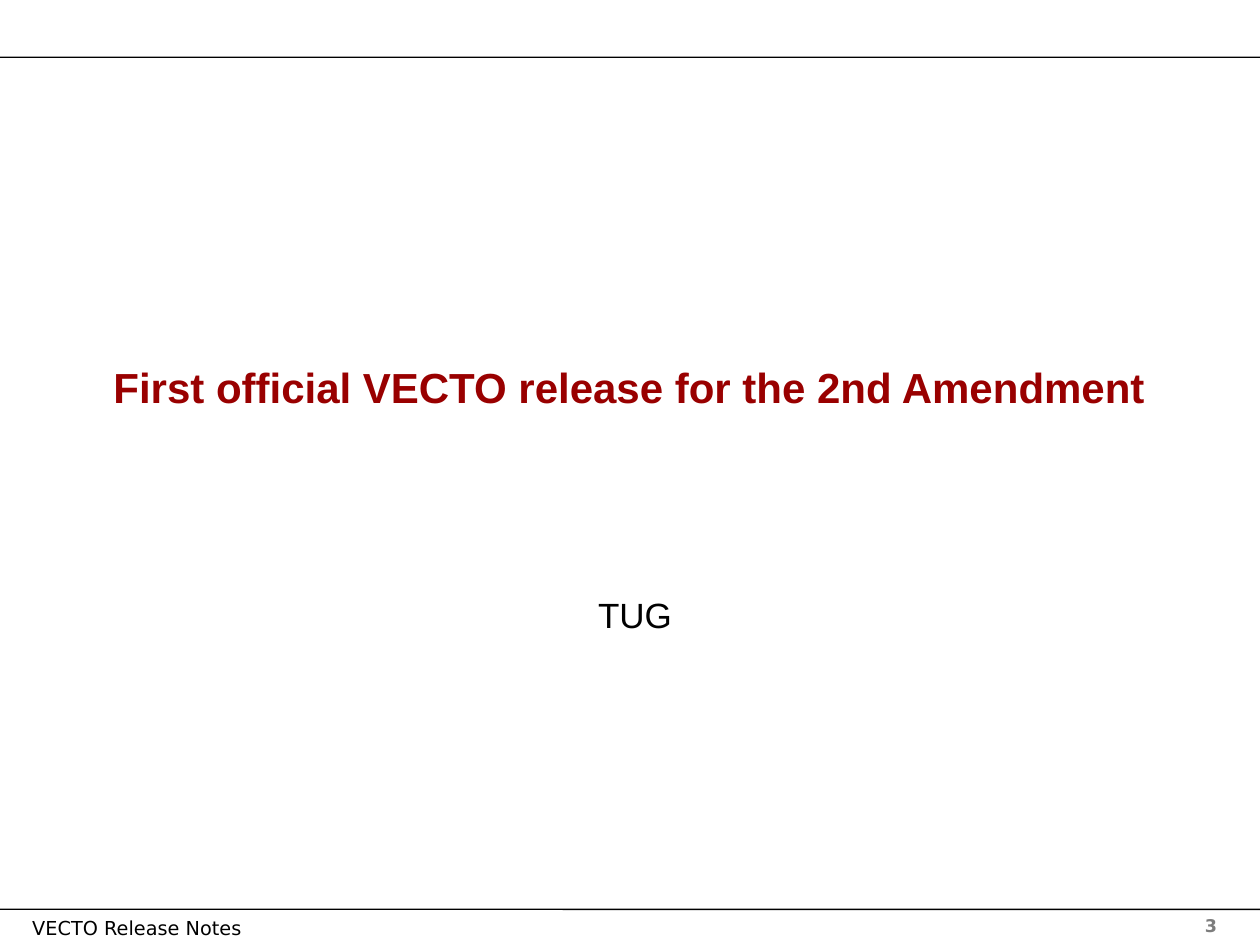
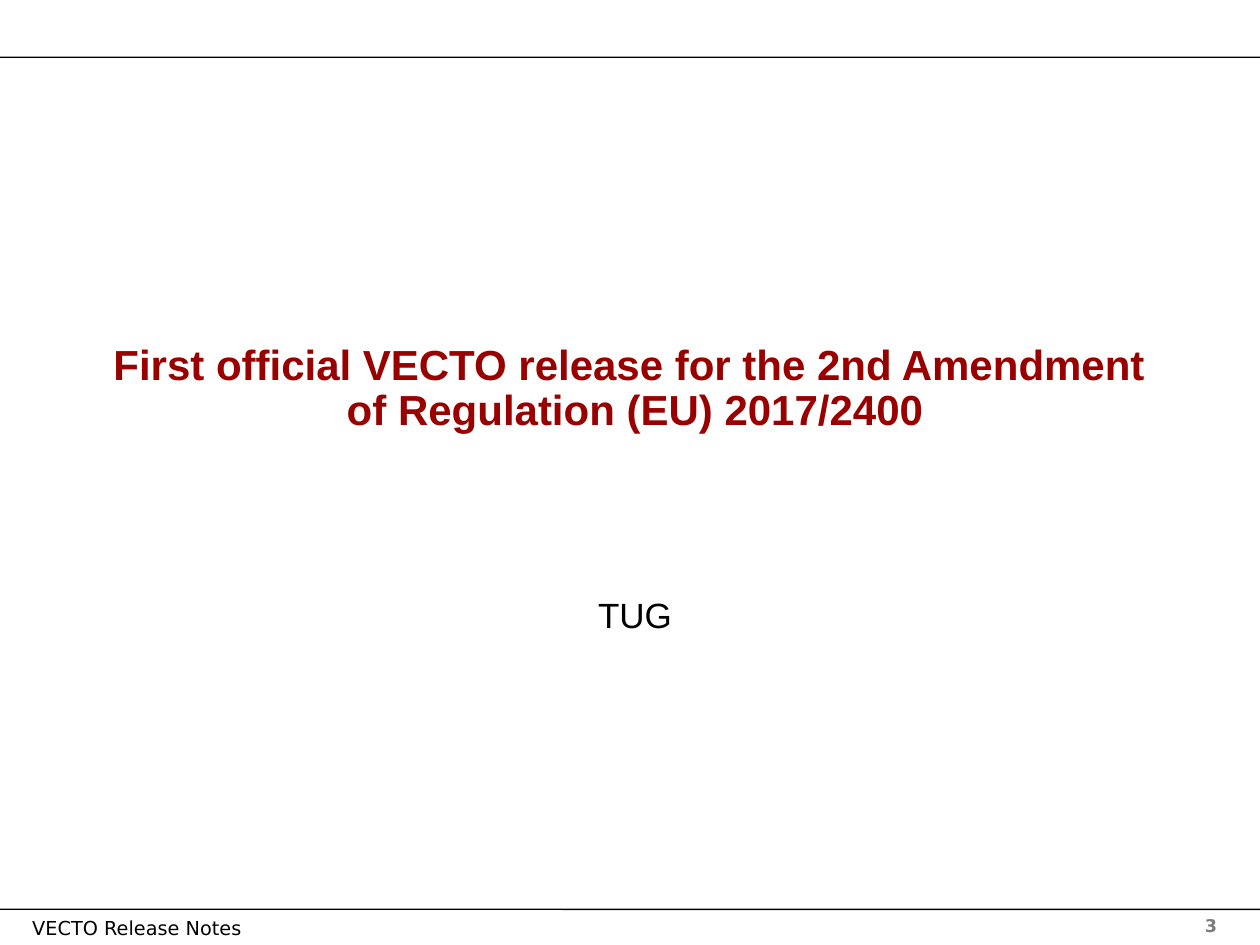
Before and after one commit to tanawadeatharva/BharatVECTO, a slide deck: slide 3 of Documentation/User Manual Source/Release Notes Vecto4.x.pptx. Drawn at 1260x945 pixels with LibreOffice and Linux fonts; fonts in the diff are those of the drawing; background and template pictures are left out. Boxes give left, top, right and bottom in pixels: in the first picture for what was removed or moved away, otherwise in the second. Text is boxed around its words. In the diff, an @@ line names an element or a change of style, - is before the commit and + after.

```diff
--- a/Documentation/User Manual Source/Release Notes Vecto4.x.pptx
+++ b/Documentation/User Manual Source/Release Notes Vecto4.x.pptx
@@ title at (x1=113, y1=349, x2=1145, y2=434): text changed @@
-First official VECTO release for the 2nd Amendment
+First official VECTO release for the 2nd Amendment
+of Regulation (EU) 2017/2400
```
Also in this commit, not shown: 1 other slide changed, 3 other files.
